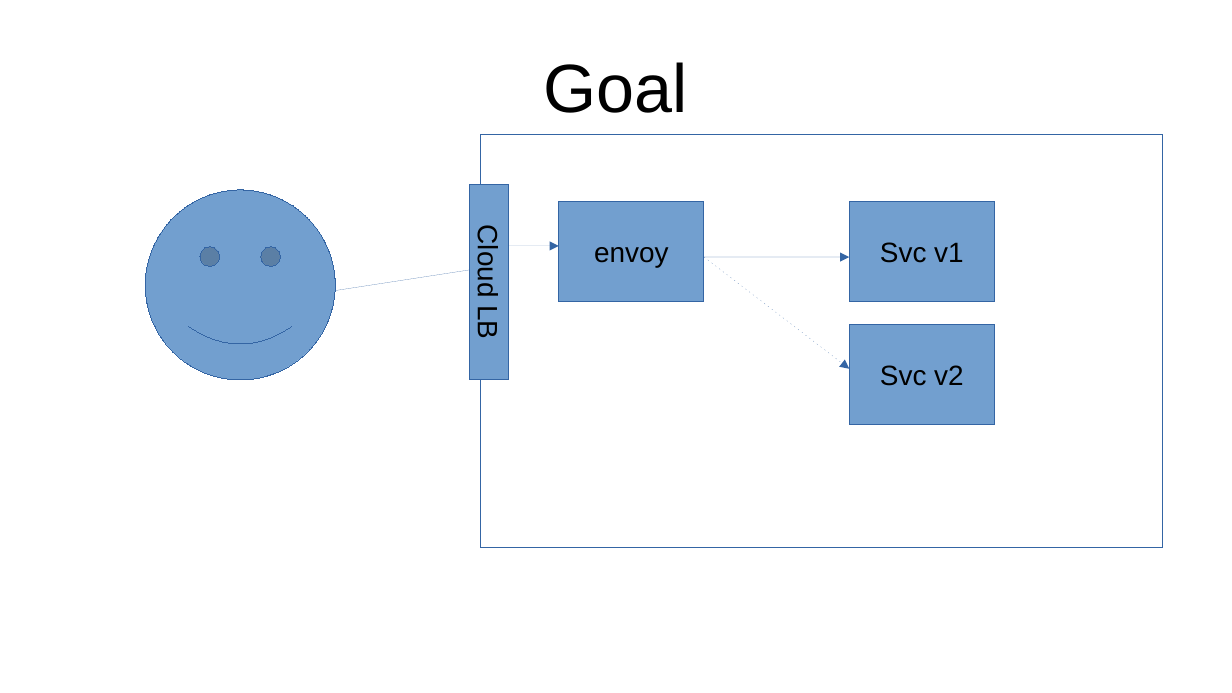
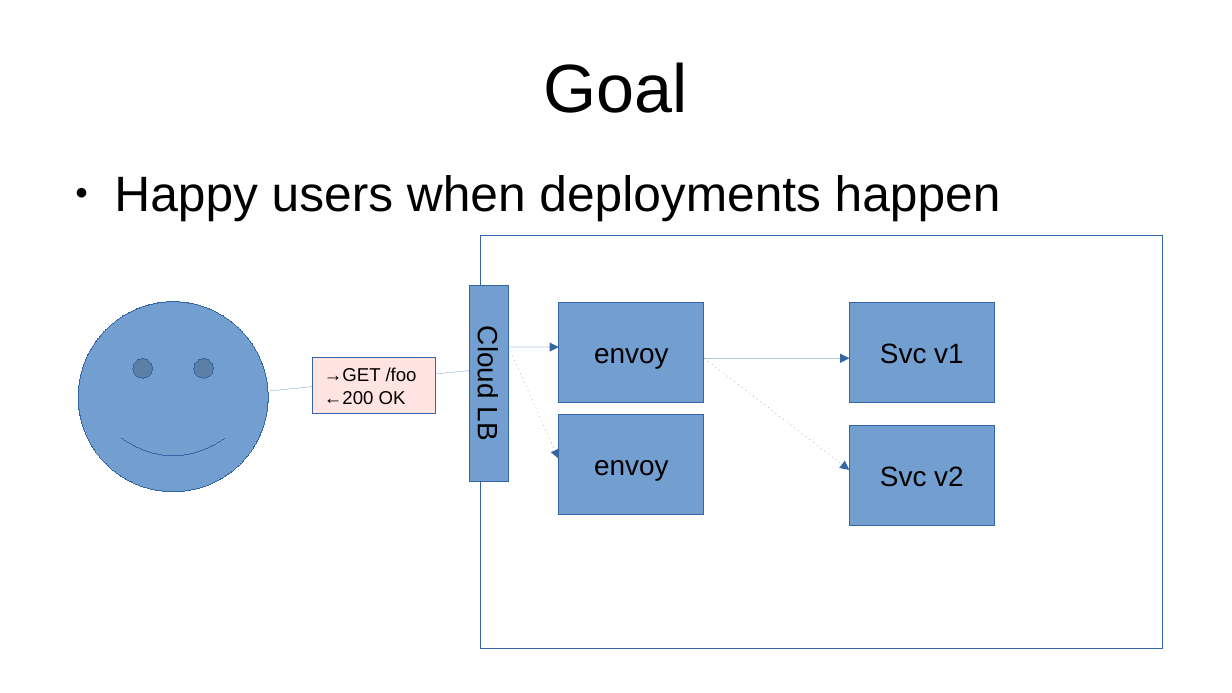
Before and after one commit to solo-io/hoot, a slide deck: slide 2 of 11-hitless-delpoy/slides.odp (slide 3 before the commit). Drawn at 1232x693 pixels with LibreOffice and Linux fonts; fonts in the diff are those of the drawing. Boxes give left, top, right and bottom in pixels: in the first picture for what was removed or moved away, otherwise in the second. Text is boxed around its words. In the diff, an @@ line names an element or a change of style, - is before the commit and + after.

```diff
--- a/11-hitless-delpoy/slides.odp
+++ b/11-hitless-delpoy/slides.odp
@@ text added at (x1=114, y1=175, x2=1001, y2=221), 32 pt, text #000000 @@
+● Happy users when deployments happen
@@ smiley face moved from (x1=145, y1=190, x2=335, y2=380) to (x1=78, y1=302, x2=268, y2=492) @@
@@ rectangle added at (x1=313, y1=358, x2=436, y2=414), fill #FFE4E1, outline #3465A4 0 pt, 12 pt, text #000000 @@
+→GET /foo
+←200 OK
@@ arrow added from (509, 348) to (559, 459), #3465A4 0 pt @@
@@ 5 rectangles, 3 arrows moved together from (x1=470, y1=134, x2=1163, y2=548) to (x1=470, y1=236, x2=1163, y2=650) @@
@@ arrow moved from (335, 291) - (481, 268) to (268, 391) - (481, 370) @@
@@ rectangle added at (x1=559, y1=415, x2=704, y2=515), fill #729FCF, outline #3465A4 0 pt, 18 pt, text #000000 @@
+envoy
```
Also in this commit, not shown: 7 other slides changed, 1 slide added, 1 other file.
